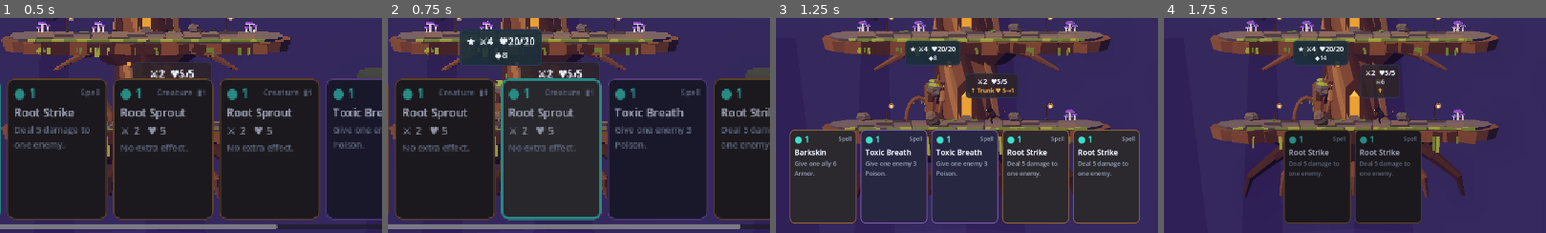
Above: before the commit, frames 1-4 (left to right).
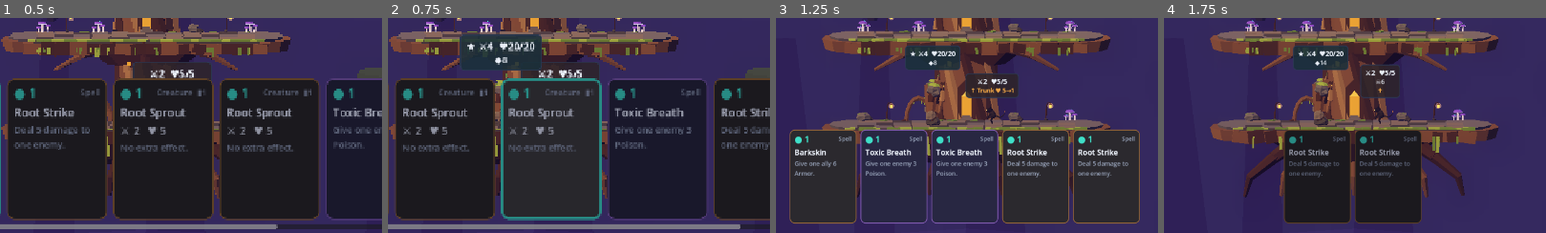
Above: after the commit, the same moments.

Repository: sebastianlistfeirup/Lastroot
Game: Godot game, scene res://scenes/tests/scene_smoke.tscn
The game is run twice, just before and just after one commit, with the same random seed, the same clock (stepped at 60 frames per second) and the same inputs. This scene is started directly instead of the project's main scene.
Inputs (mouse positions are % of the whole screen's width and height, from its top left):
- Up to frame 1 (0.5 s): no input
- Up to frame 2 (0.75 s): tap Enter (ui_accept) at 0.5 s; drag from (36, 64) to (60, 28) at 0.52 s
- Up to frame 3 (1.25 s): no input
- Up to frame 4 (1.75 s): drag from (42, 66) to (45, 70) at 1.27 s
The pictures show only the part of the screen within x 14-64%, y 50-100%; the shares and areas given below are measured in that part.

Frame 1 is identical in both runs. In frame 2, 1.6% of the frame differs, in the area x 18-41%, y 4-25%; in frame 3, 1.0%; in frame 4, 1.1%.

Commit message:
Battle interaction captures; cap badge height below the next floor
Co-Authored-By: Claude Opus 5.5 <noreply@anthropic.com>
Claude-Session: https://claude.ai/code/session_014NxcUrdW69Hpwat6boxt2N

Diff:
--- /dev/null
+++ b/scenes/tests/battle_capture.tscn
@@ -0,0 +1,6 @@
+[gd_scene load_steps=2 format=3]
+
+[ext_resource type="Script" path="res://tests/battle_capture.gd" id="1"]
+
+[node name="BattleCapture" type="Node"]
+script = ExtResource("1")
--- a/scripts/runtime/unit_view.gd
+++ b/scripts/runtime/unit_view.gd
@@ -78,5 +78,7 @@
 	_move_tween.tween_property(self, "position", pos, duration).set_trans(Tween.TRANS_SINE).set_ease(Tween.EASE_IN_OUT)
 
 
+## Badge anchor: above the head, but never up into the floor above
+## (floors are 4.5 m apart; the badge must read as belonging to this floor).
 func head_world() -> Vector3:
-	return global_position + Vector3(0, head_height + 0.15, 0)
+	return global_position + Vector3(0, minf(head_height + 0.15, 2.7), 0)
--- /dev/null
+++ b/tests/battle_capture.gd
@@ -0,0 +1,54 @@
+extends Node
+## Screenshots of battle interaction states for evidence/shots (Xvfb):
+## xvfb-run -a godot --path . --rendering-method gl_compatibility --resolution 1920x1080 res://scenes/tests/battle_capture.tscn
+
+func _ready() -> void:
+	var out := "res://evidence/shots/"
+	GameSession.run = RunReducer.new_run(4242, "BARK")
+	var scr: BattleScreen = (load("res://scenes/battle/battle.tscn") as PackedScene).instantiate()
+	add_child(scr)
+	await _frames(20)
+	scr.hints_dismissed = true
+	scr._on_card_pressed(int(GameSession.battle()["champion_iid"]))
+	await _frames(10)
+	await _shot(out + "battle_select_champion.png")
+	for g in scr.ghost_nodes:
+		if g is Button and not (g as Button).disabled:
+			(g as Button).pressed.emit()
+			break
+	await _frames(10)
+	await _shot(out + "battle_preview_champion.png")
+	scr.btn_confirm.pressed.emit()
+	for i in 200:
+		if not scr.presenter.playing:
+			break
+		await get_tree().process_frame
+	await _frames(10)
+	var hand: Array = GameSession.battle()["zones"]["hand"]
+	for iid: int in hand:
+		if BattleReducer.card_def(GameSession.battle(), iid)["id"] == "B07":
+			scr._on_card_pressed(iid)
+			break
+	await _frames(10)
+	await _shot(out + "battle_select_spell.png")
+	var enemies: Array = BattleReducer.all_enemies(GameSession.battle())
+	if not enemies.is_empty():
+		scr._on_badge_pressed(enemies[0])
+	await _frames(10)
+	await _shot(out + "battle_preview_spell.png")
+	scr._cancel()
+	scr.btn_end.pressed.emit()
+	await _frames(25)
+	await _shot(out + "battle_resolving.png")
+	get_tree().quit()
+
+
+func _frames(n: int) -> void:
+	for i in n:
+		await get_tree().process_frame
+
+
+func _shot(p: String) -> void:
+	await RenderingServer.frame_post_draw
+	get_viewport().get_texture().get_image().save_png(ProjectSettings.globalize_path(p))
+	print("SHOT ", p)
Binary file added: evidence/shots/battle_preview_champion.png
Binary file added: evidence/shots/battle_preview_spell.png
Binary file added: evidence/shots/battle_resolving.png
Binary file added: evidence/shots/battle_select_champion.png
Binary file added: evidence/shots/battle_select_spell.png
